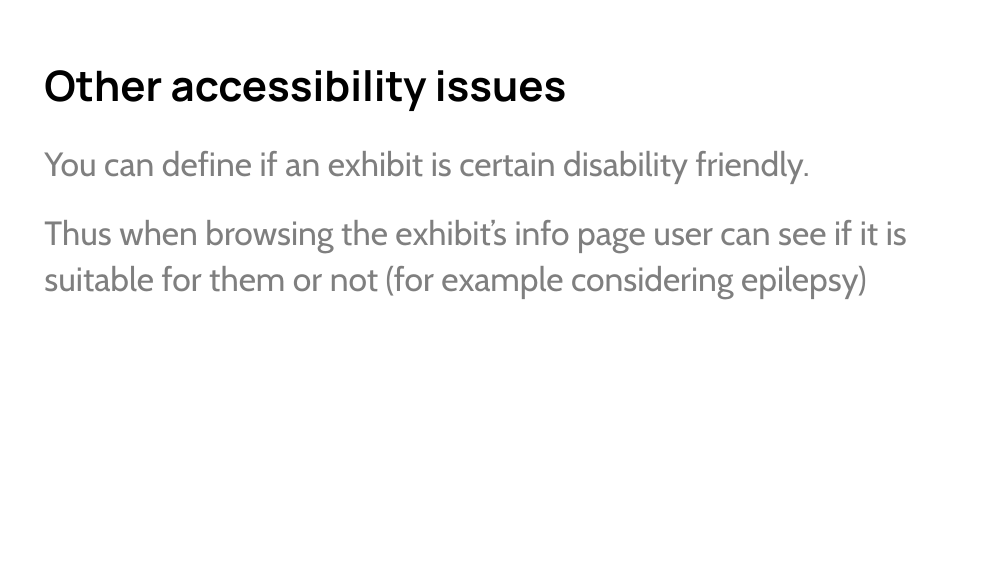
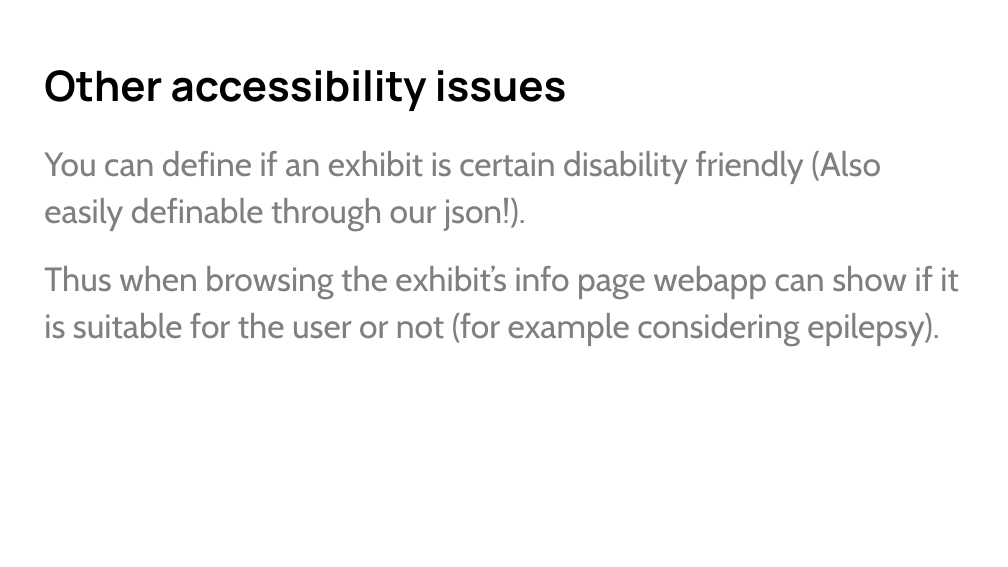
Before and after one commit to Glasgow19/team-5, a slide deck: slide 13 of presentation.pptx (slide 11 before the commit). Drawn at 1008x567 pixels with LibreOffice and Linux fonts; fonts in the diff are those of the drawing. Boxes give left, top, right and bottom in pixels: in the first picture for what was removed or moved away, otherwise in the second. Text is boxed around its words. In the diff, an @@ line names an element or a change of style, - is before the commit and + after.

```diff
--- a/presentation.pptx
+++ b/presentation.pptx
@@ text at [44,151,958,346]: text changed @@
-You can define if an exhibit is certain disability friendly.
-Thus when browsing the exhibit’s info page user can see if it is suitable for them or not (for example considering epilepsy)
+You can define if an exhibit is certain disability friendly (Also easily definable through our json!).
+Thus when browsing the exhibit’s info page webapp can show if it is suitable for the user or not (for example considering epilepsy).
```
Also in this commit, not shown: 8 other slides changed, 6 slides added, 2 slides removed.
